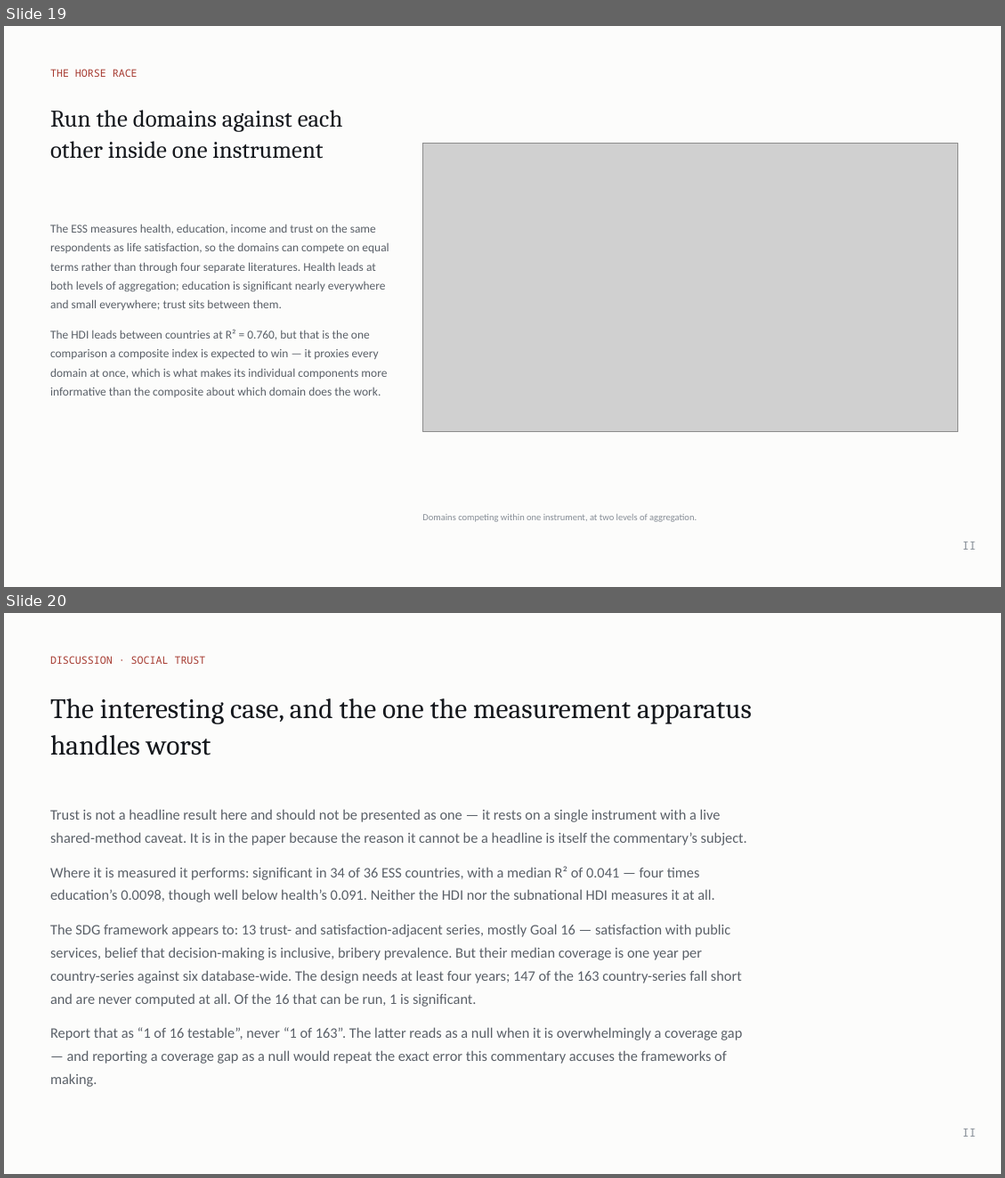
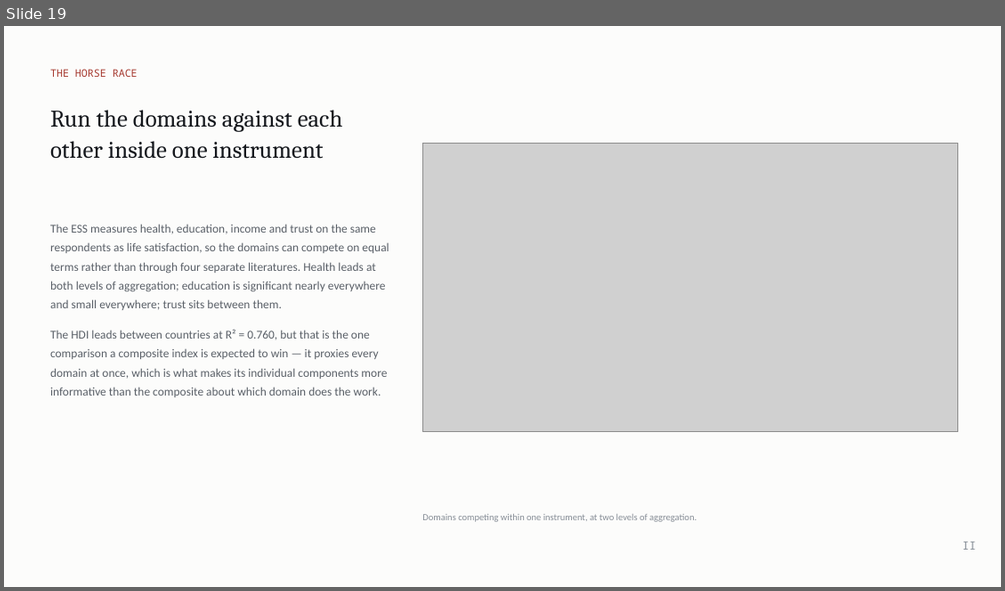
Before and after one commit to cwejnert/HDI-Happiness, a slide deck: deck/Measured_Where_It_Varies.pptx. Shown one above the other, each under a label of ours: slides 19 and 20 before the commit, slide 19 after it. The pictures are 1005x1178 and 1005x591 pixels, drawn with LibreOffice and Linux fonts; fonts in the diff are those of the drawing; grey boxes stand for pictures. Boxes give left, top, right and bottom in pixels: in the first picture for what was removed or moved away, otherwise in the second. Text is boxed around its words. In the diff, an @@ line names an element or a change of style, - is before the commit and + after.

```diff
--- a/deck/Measured_Where_It_Varies.pptx
+++ b/deck/Measured_Where_It_Varies.pptx
@@ slide 20 removed at (4, 613, 1001, 1174), background #FCFCFB @@
@@ text removed at (50, 656, 206, 664) @@
-DISCUSSION · SOCIAL TRUST
@@ text removed at (50, 698, 752, 755) @@
-The interesting case, and the one the measurement apparatus handles worst
@@ text removed at (50, 809, 747, 1086) @@
-Trust is not a headline result here and should not be presented as one — it rests on a single instrument with a live shared-method caveat. It is in the paper because the reason it cannot be a headline is itself the commentary’s subject.
-Where it is measured it performs: significant in 34 of 36 ESS countries, with a median R² of 0.041 — four times education’s 0.0098, though well below health’s 0.091. Neither the HDI nor the subnational HDI measures it at all.
-The SDG framework appears to: 13 trust- and satisfaction-adjacent series, mostly Goal 16 — satisfaction with public services, belief that decision-making is inclusive, bribery prevalence. But their median coverage is one year per country-series against six database-wide. The design needs at least four years; 147 of the 163 country-series fall short and are never computed at all. Of the 16 that can be run, 1 is significant.
-Report that as “1 of 16 testable”, never “1 of 163”. The latter reads as a null when it is overwhelmingly a coverage gap — and reporting a coverage gap as a null would repeat the exact error this commentary accuses the frameworks of making.
@@ text removed at (963, 1128, 976, 1136) @@
-II
```
Also in this commit, not shown: 7 slides changed, 1 other file.
